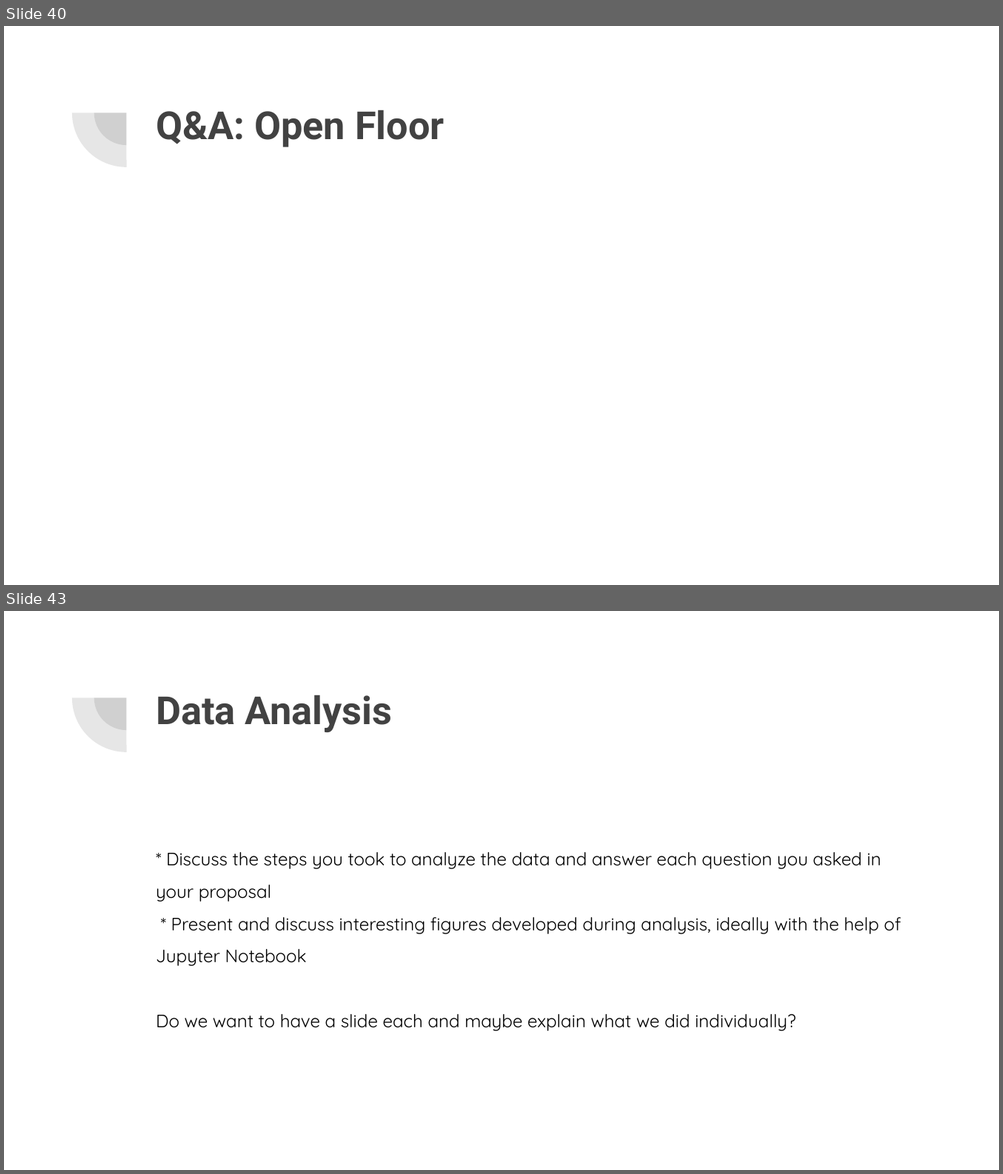
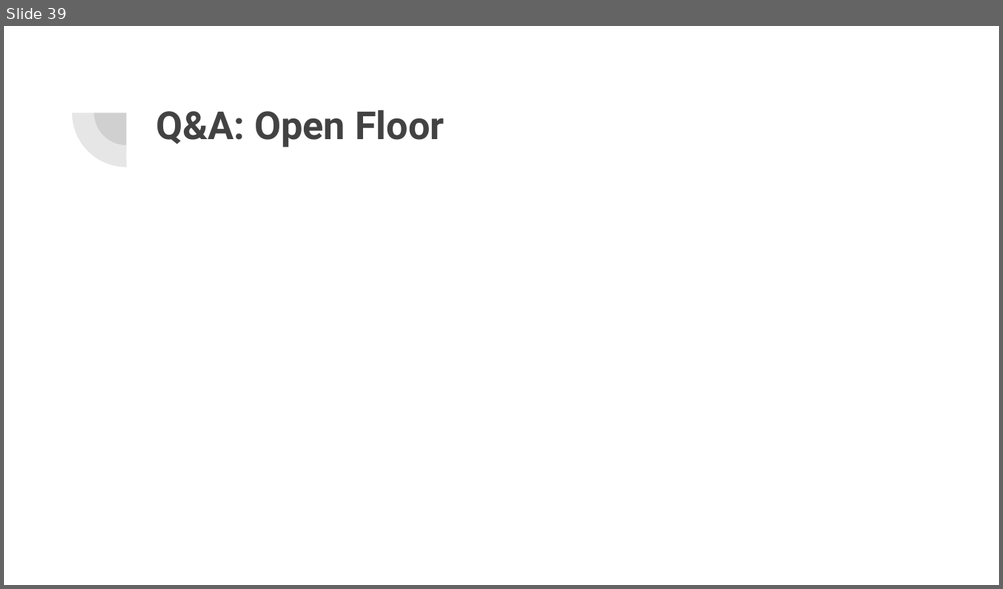
Before and after one commit to nix1228/Retro-Fireballs, a slide deck: Presentation/Retro Fireballs.pptx. Shown one above the other, each under a label of ours: slides 40 and 43 before the commit, slide 39 after it; the slides between them are not shown. The pictures are 1003x1174 and 1003x589 pixels, drawn with LibreOffice and Linux fonts; fonts in the diff are those of the drawing. Boxes give left, top, right and bottom in pixels: in the first picture for what was removed or moved away, otherwise in the second. Text is boxed around its words. In the diff, an @@ line names an element or a change of style, - is before the commit and + after.

```diff
--- a/Presentation/Retro Fireballs.pptx
+++ b/Presentation/Retro Fireballs.pptx
@@ slide 43 removed at [4, 611, 999, 1170], background #FFFFFF; not listed: 2 template elements that a slide beside it also shows @@
@@ title removed at [156, 695, 392, 732] @@
-Data Analysis
@@ text removed at [156, 852, 901, 1031] @@
-* Discuss the steps you took to analyze the data and answer each question you asked in your proposal
-* Present and discuss interesting figures developed during analysis, ideally with the help of Jupyter Notebook
-Do we want to have a slide each and maybe explain what we did individually?
@@ what was slide 40 is now slide 39 @@
```
Also in this commit, not shown: 1 slide changed, 5 other slides removed.
